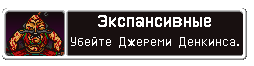
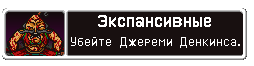
Layer changes from the first (254, 66) image to the second:
removed layer "Layer 2" over [119, 37, 240, 48]
added layer "Layer 4" above "Layer 3" over [119, 37, 240, 48]
added layer "Layer 3" above "Achievement - SuperJeremy" over [119, 37, 240, 48]
added layer "Achievement - SuperJeremy" over [119, 37, 240, 48]
